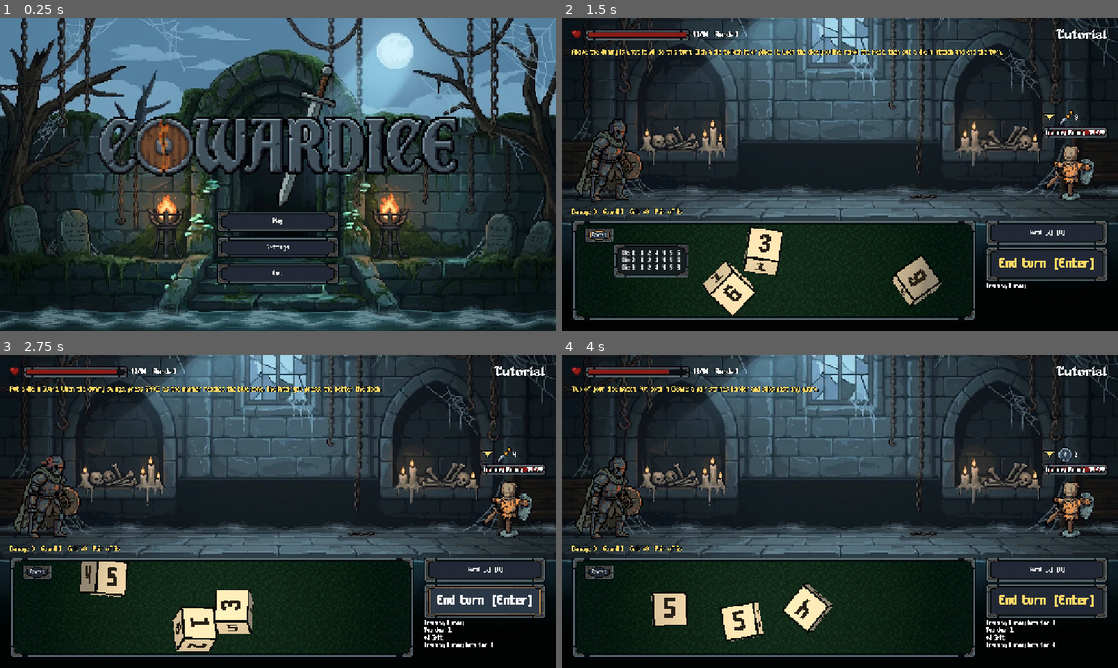
Above: before the commit, frames 1-4 (two rows, left to right).
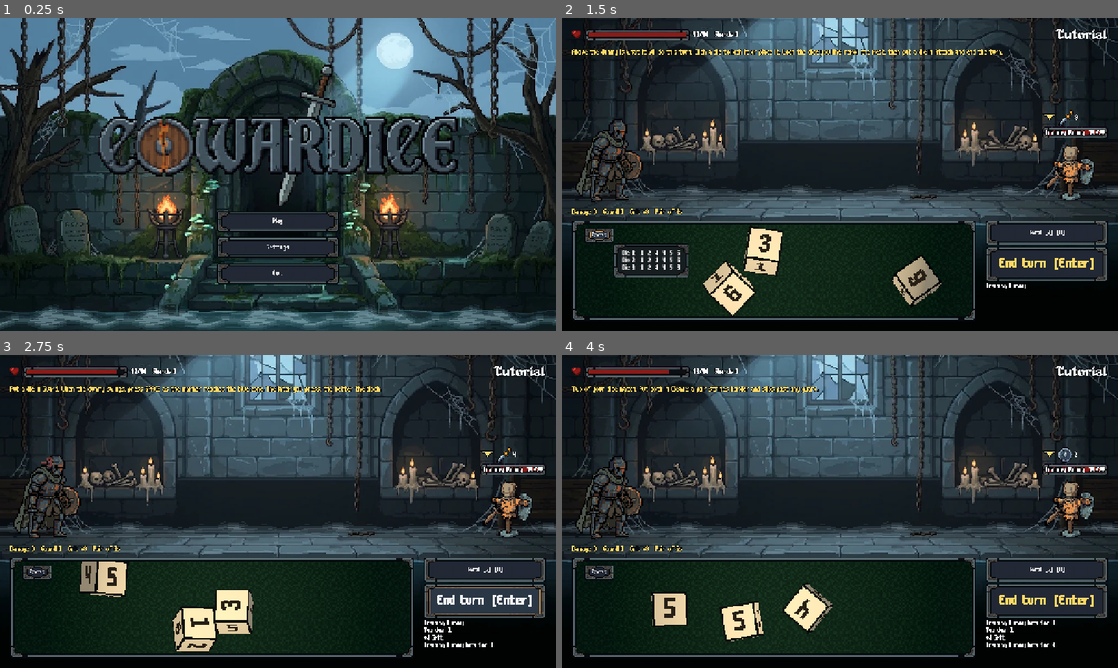
Above: after the commit, the same moments.

Repository: Xygnite/cowardice
Game: Godot game, scene res://main.tscn
Same seed, same stepped clock (60 frames per second), same inputs: the game is played once before the commit and once after it. Sound files missing from this copy of the repository are replaced by a short silence.
Inputs (mouse positions are in pixels of both pictures, inside the frame that each line leads up to):
- Up to frame 1 (0.25 s): no input
- Up to frame 2 (1.5 s): click "Play" at 0.5 s; click "Faces" at 1.25 s
- Up to frame 3 (2.75 s): click "End turn [Enter]" at 2 s
- Up to frame 4 (4 s): click "End turn [Enter]" at 2.75 s; click (1073, 508) at 3.5 s

The runs differ from the first frame. In frame 1, 0.2% of the frame differs, in the area x 20-26%, y 44-68%; in frame 2, less than 0.1%; in frame 3, 0.2%; in frame 4, 0.3%, in the area x 10-90%, y 7-39%.

Commit message:
Swaying chains on menu and fight backgrounds
tools/cut_chains.gd cuts three free-hanging chains out of each painting
(from art/reference/bg_<name>_still.webp) into 5-frame sway strips and
fills the wall behind them row by row; BackdropLife plays them ping-pong.

Co-Authored-By: Claude Opus 5.5 <noreply@anthropic.com>

Diff:
--- /dev/null
+++ b/assets/ui/life/chain_fight_0.json
@@ -0,0 +1 @@
+{"frames":{"chain_fight_0_0":{"frame":{"x":0,"y":0,"w":30,"h":95},"duration":100},"chain_fight_0_1":{"frame":{"x":30,"y":0,"w":30,"h":95},"duration":100},"chain_fight_0_2":{"frame":{"x":60,"y":0,"w":30,"h":95},"duration":100},"chain_fight_0_3":{"frame":{"x":90,"y":0,"w":30,"h":95},"duration":100},"chain_fight_0_4":{"frame":{"x":120,"y":0,"w":30,"h":95},"duration":100}}}
--- /dev/null
+++ b/assets/ui/life/chain_fight_1.json
@@ -0,0 +1 @@
+{"frames":{"chain_fight_1_0":{"frame":{"x":0,"y":0,"w":24,"h":171},"duration":100},"chain_fight_1_1":{"frame":{"x":24,"y":0,"w":24,"h":171},"duration":100},"chain_fight_1_2":{"frame":{"x":48,"y":0,"w":24,"h":171},"duration":100},"chain_fight_1_3":{"frame":{"x":72,"y":0,"w":24,"h":171},"duration":100},"chain_fight_1_4":{"frame":{"x":96,"y":0,"w":24,"h":171},"duration":100}}}
--- /dev/null
+++ b/assets/ui/life/chain_fight_2.json
@@ -0,0 +1 @@
+{"frames":{"chain_fight_2_0":{"frame":{"x":0,"y":0,"w":33,"h":156},"duration":100},"chain_fight_2_1":{"frame":{"x":33,"y":0,"w":33,"h":156},"duration":100},"chain_fight_2_2":{"frame":{"x":66,"y":0,"w":33,"h":156},"duration":100},"chain_fight_2_3":{"frame":{"x":99,"y":0,"w":33,"h":156},"duration":100},"chain_fight_2_4":{"frame":{"x":132,"y":0,"w":33,"h":156},"duration":100}}}
--- /dev/null
+++ b/assets/ui/life/chain_menu_0.json
@@ -0,0 +1 @@
+{"frames":{"chain_menu_0_0":{"frame":{"x":0,"y":0,"w":29,"h":172},"duration":100},"chain_menu_0_1":{"frame":{"x":29,"y":0,"w":29,"h":172},"duration":100},"chain_menu_0_2":{"frame":{"x":58,"y":0,"w":29,"h":172},"duration":100},"chain_menu_0_3":{"frame":{"x":87,"y":0,"w":29,"h":172},"duration":100},"chain_menu_0_4":{"frame":{"x":116,"y":0,"w":29,"h":172},"duration":100}}}
--- /dev/null
+++ b/assets/ui/life/chain_menu_1.json
@@ -0,0 +1 @@
+{"frames":{"chain_menu_1_0":{"frame":{"x":0,"y":0,"w":20,"h":181},"duration":100},"chain_menu_1_1":{"frame":{"x":20,"y":0,"w":20,"h":181},"duration":100},"chain_menu_1_2":{"frame":{"x":40,"y":0,"w":20,"h":181},"duration":100},"chain_menu_1_3":{"frame":{"x":60,"y":0,"w":20,"h":181},"duration":100},"chain_menu_1_4":{"frame":{"x":80,"y":0,"w":20,"h":181},"duration":100}}}
--- /dev/null
+++ b/assets/ui/life/chain_menu_2.json
@@ -0,0 +1 @@
+{"frames":{"chain_menu_2_0":{"frame":{"x":0,"y":0,"w":22,"h":142},"duration":100},"chain_menu_2_1":{"frame":{"x":22,"y":0,"w":22,"h":142},"duration":100},"chain_menu_2_2":{"frame":{"x":44,"y":0,"w":22,"h":142},"duration":100},"chain_menu_2_3":{"frame":{"x":66,"y":0,"w":22,"h":142},"duration":100},"chain_menu_2_4":{"frame":{"x":88,"y":0,"w":22,"h":142},"duration":100}}}
--- a/scripts/backdrop_life.gd
+++ b/scripts/backdrop_life.gd
@@ -9,11 +9,16 @@
 ## A flame also has "fps". Its sheet covers the painted flame under it on every frame.
 ## A fog band also has "width" (image px it covers), "period" (pxl px after which the band repeats),
 ## "step_s" (seconds per one-pxl-pixel drift step) and "alpha".
+## A chain (cut out of the painting by tools/cut_chains.gd, in image px) also has "period": seconds for one
+## swing there and back across its 5 sway frames.
 const LIFE := {
 	"menu": {"px": 2, "parts": [
 		{"kind": "flame", "art": "torch", "at": Vector2(290, 314), "fps": 10.0},
 		{"kind": "flame", "art": "torch_r", "at": Vector2(698, 314), "fps": 10.0},
 		{"kind": "fog", "art": "moat", "at": Vector2(0, 516), "width": 1024.0, "period": 96, "step_s": 0.4, "alpha": 0.9},
+		{"kind": "chain", "art": "chain_menu_0", "at": Vector2(210, 209), "period": 3.4},
+		{"kind": "chain", "art": "chain_menu_1", "at": Vector2(242, 207), "period": 3.8},
+		{"kind": "chain", "art": "chain_menu_2", "at": Vector2(771, 199), "period": 3.6},
 	]},
 	"camp": {"px": 4, "parts": [
 		{"kind": "flame", "art": "campfire", "at": Vector2(173, 396), "fps": 8.0},
@@ -31,6 +36,9 @@
 		{"kind": "flame", "art": "candle", "at": Vector2(865, 274), "fps": 8.0},
 		# Ends at y 390, above the floor ledge (CombatScreen.FLOOR_LEDGE), so the fighters stand in front of it.
 		{"kind": "fog", "art": "floor", "at": Vector2(0, 366), "width": 1024.0, "period": 96, "step_s": 0.55, "alpha": 0.8},
+		{"kind": "chain", "art": "chain_fight_0", "at": Vector2(104, 106), "period": 3.2},
+		{"kind": "chain", "art": "chain_fight_1", "at": Vector2(596, 62), "period": 3.8},
+		{"kind": "chain", "art": "chain_fight_2", "at": Vector2(889, 68), "period": 3.5},
 	]},
 }
 
@@ -58,7 +66,7 @@
 	for part: Dictionary in LIFE[art].parts:
 		var node := _part(part, LIFE[art].px)
 		node.position = part.at
-		node.scale = Vector2.ONE * LIFE[art].px
+		node.scale = Vector2.ONE * (1 if part.kind == "chain" else LIFE[art].px)  # chain strips are in image px
 		life.stage.add_child(node)
 	backdrop.add_child(life)
 	return life
@@ -89,6 +97,16 @@
 			tick.timeout.connect(func(): s.region_rect.position.x = fmod(s.region_rect.position.x + 1, part.period))
 			s.add_child(tick)
 			return s
+		"chain":
+			var s := AnimatedSprite2D.new()
+			var sf := frames(part.art, 8.0 / part.period)
+			for f in [3, 2, 1]:  # ping-pong: 0..4 and back
+				sf.add_frame("default", sf.get_frame_texture("default", f))
+			s.sprite_frames = sf
+			s.centered = false
+			s.play()
+			s.frame = randi() % 8  # neighbours don't swing in step
+			return s
 	push_error("BackdropLife: unknown part kind %s" % part.kind)
 	return Node2D.new()
 
--- a/tests/test_combat.gd
+++ b/tests/test_combat.gd
@@ -602,3 +602,46 @@
 	for n in ["sheet.png", "sheet.json"]:
 		DirAccess.remove_absolute(dir + n)
 	DirAccess.remove_absolute(dir)
+	_chains()
+
+
+func _chains() -> void:
+	const Cut := preload("res://tools/cut_chains.gd")
+	for name: String in Cut.CHAINS:
+		var chains: Array = BackdropLife.LIFE[name].parts.filter(func(p): return p.kind == "chain")
+		check(chains.size() == Cut.CHAINS[name].size() and chains.size() >= 3, "chains: %s has a part per cut chain (3+)" % name)
+		for i in chains.size():
+			var part: Dictionary = chains[i]
+			var sf: SpriteFrames = BackdropLife.frames(part.art, 1.0)
+			check(part.art == "chain_%s_%d" % [name, i] and sf.get_frame_count("default") == 5, "chains: %s strip has 5 frames" % part.art)
+			# Frame 2 is unswayed, so the strip's top-left sits a swing's width left of the chain's outline box.
+			var box: Rect2i = Cut.box(Cut.CHAINS[name][i].outline)
+			check(part.at == Vector2(box.position.x - Cut.SWING, box.position.y), "chains: %s sits on its painted chain, at %s" % [part.art, part.at])
+			check(part.period >= 3.0 and part.period <= 4.0, "chains: %s swings in 3-4 s" % part.art)
+		var once: Dictionary = Cut.cut(name)
+		var twice: Dictionary = Cut.cut(name)
+		check(once.has("res://assets/ui/bg_%s.webp" % name), "chains: cut writes the %s backdrop" % name)
+		for path: String in once:
+			var a: Image = once[path]
+			var disk := Image.new()
+			var bytes := FileAccess.get_file_as_bytes(path)
+			if path.ends_with(".webp"):
+				disk.load_webp_from_buffer(bytes)
+			else:
+				disk.load_png_from_buffer(bytes)
+			disk.convert(Image.FORMAT_RGBA8)
+			check(a.get_data() == (twice[path] as Image).get_data(), "chains: cutting %s twice gives the same %s" % [name, path])
+			check(a.get_size() == disk.get_size() and a.get_data() == disk.get_data(), "chains: %s on disk is the tool's output" % path)
+	var rect := TextureRect.new()
+	var life: BackdropLife = BackdropLife.attach(rect, "fight")
+	var parts: Array = BackdropLife.LIFE.fight.parts
+	var ci: int = parts.find_custom(func(p): return p.kind == "chain")
+	var s: AnimatedSprite2D = life.stage.get_child(ci)
+	var xs: Array = []
+	for f in s.sprite_frames.get_frame_count("default"):
+		xs.append(int((s.sprite_frames.get_frame_texture("default", f) as AtlasTexture).region.position.x))
+	var w: int = xs[1]
+	check(xs == [0, w, 2 * w, 3 * w, 4 * w, 3 * w, 2 * w, w], "chains: frames play ping-pong, got %s" % [xs])
+	check(is_equal_approx(s.sprite_frames.get_animation_speed("default"), 8.0 / parts[ci].period), "chains: one swing there and back per period")
+	check(s.is_playing() and s.scale == Vector2.ONE, "chains: strips are in image px, unscaled")
+	rect.free()
--- /dev/null
+++ b/tools/cut_chains.gd
@@ -0,0 +1,107 @@
+extends SceneTree
+## Cuts the swaying chains out of the menu and fight paintings: each chain becomes a 5-frame sway strip in
+## assets/ui/life/ (chain_<name>_<i>.png + .json, played by BackdropLife), and the backdrop is saved with the
+## wall filled in behind it. Always reads the untouched art/reference/bg_<name>_still.webp, so reruns match.
+## Run: godot --headless --path . -s tools/cut_chains.gd
+
+const PX := 2  # image px per pxl pixel on these paintings
+const SWING := 2 * PX  # how far the bottom row moves either way, in image px
+## Per backdrop: the outline (image px, traced off zooms) of each free-hanging chain, and the point it hangs
+## from; only rows below it sway. Outlines are plain Arrays: a PackedVector2Array can't be a constant.
+const CHAINS := {
+	"menu": [
+		# The pair on the left wall, hanging from the bar under the dead tree.
+		{"outline": [Vector2(219, 209), Vector2(232, 209), Vector2(232, 358), Vector2(235, 362),
+			Vector2(235, 381), Vector2(214, 381), Vector2(214, 365), Vector2(219, 362)], "top": Vector2(226, 209)},
+		{"outline": [Vector2(246, 207), Vector2(258, 207), Vector2(258, 388), Vector2(246, 388)],
+			"top": Vector2(252, 207)},
+		# Under the pillar cap right of the right torch.
+		{"outline": [Vector2(775, 199), Vector2(789, 199), Vector2(789, 341), Vector2(775, 341)],
+			"top": Vector2(782, 199)},
+	],
+	"fight": [
+		# Left: below where the swag of chain meets it.
+		{"outline": [Vector2(111, 106), Vector2(126, 106), Vector2(126, 181), Vector2(130, 183),
+			Vector2(130, 201), Vector2(108, 201), Vector2(108, 184), Vector2(111, 181)], "top": Vector2(118, 106)},
+		# Right of the window, below its swag.
+		{"outline": [Vector2(603, 62), Vector2(616, 62), Vector2(616, 233), Vector2(600, 233),
+			Vector2(600, 213), Vector2(603, 213)], "top": Vector2(609, 62)},
+		# Right: below the swag and the web strands crossing it.
+		{"outline": [Vector2(899, 68), Vector2(916, 68), Vector2(916, 200), Vector2(918, 201),
+			Vector2(918, 224), Vector2(893, 224), Vector2(893, 201), Vector2(899, 200)], "top": Vector2(907, 68)},
+	],
+}
+
+
+func _init() -> void:
+	for name: String in CHAINS:
+		var out := cut(name)
+		for path: String in out:
+			var img: Image = out[path]
+			if path.ends_with(".webp"):
+				img.save_webp(path, false)
+			else:
+				img.save_png(path)
+				var w := img.get_width() / 5
+				var frames := {}
+				for f in 5:
+					frames["%s_%d" % [path.get_file().get_basename(), f]] = {
+						"frame": {"x": f * w, "y": 0, "w": w, "h": img.get_height()}, "duration": 100}
+				var file := FileAccess.open(path.get_basename() + ".json", FileAccess.WRITE)
+				file.store_string(JSON.stringify({"frames": frames}, "", false))  # unsorted: frames stay in order
+				file.close()
+			print("wrote ", path)
+	quit()
+
+
+## The pixels an outline covers: integer vertices, so pixel x is inside when minx <= x < maxx.
+static func box(outline: Array) -> Rect2i:
+	var r := Rect2(outline[0], Vector2.ZERO)
+	for p in outline:
+		r = r.expand(p)
+	return Rect2i(r)
+
+
+## Output res:// path -> Image for one backdrop: its sway strips and the filled-in backdrop.
+static func cut(name: String) -> Dictionary:
+	var src := Image.new()
+	src.load_webp_from_buffer(FileAccess.get_file_as_bytes("res://art/reference/bg_%s_still.webp" % name))
+	src.convert(Image.FORMAT_RGBA8)
+	var w := src.get_width()
+	var cut_out := PackedByteArray()
+	cut_out.resize(w * src.get_height())
+	var out := {}
+	for i in CHAINS[name].size():
+		var chain: Dictionary = CHAINS[name][i]
+		var outline := PackedVector2Array(chain.outline)
+		var r := box(chain.outline)
+		var fw := r.size.x + 2 * SWING
+		var strip := Image.create_empty(fw * 5, r.size.y, false, Image.FORMAT_RGBA8)
+		var fall := float(r.end.y - 1 - chain.top.y)
+		for y in range(r.position.y, r.end.y):
+			for x in range(r.position.x, r.end.x):
+				if not Geometry2D.is_point_in_polygon(Vector2(x + 0.5, y + 0.5), outline):
+					continue
+				cut_out[y * w + x] = 1
+				for f in 5:
+					# Bottom row moves f - 2 pxl pixels; rows above it less, in whole pxl pixels.
+					var shift := PX * roundi((f - 2) * maxf(0.0, y - chain.top.y) / fall)
+					strip.set_pixel(f * fw + SWING + x - r.position.x + shift, y - r.position.y, src.get_pixel(x, y))
+		out["res://assets/ui/life/chain_%s_%d.png" % [name, i]] = strip
+	var bg := src.duplicate() as Image
+	for y in src.get_height():
+		for x in w:
+			if cut_out[y * w + x]:
+				bg.set_pixel(x, y, src.get_pixel(_nearest_wall(cut_out, w, x, y), y))
+	out["res://assets/ui/bg_%s.webp" % name] = bg
+	return out
+
+
+## The x of the closest uncut pixel to (x, y) in its row; the left one on a tie.
+static func _nearest_wall(cut_out: PackedByteArray, w: int, x: int, y: int) -> int:
+	for d in range(1, w):
+		if x - d >= 0 and not cut_out[y * w + x - d]:
+			return x - d
+		if x + d < w and not cut_out[y * w + x + d]:
+			return x + d
+	return x
Binary file added: art/reference/bg_fight_still.webp
Binary file added: art/reference/bg_menu_still.webp
Binary file changed: assets/ui/bg_fight.webp
Binary file changed: assets/ui/bg_menu.webp
Binary file added: assets/ui/life/chain_fight_0.png
Not shown, added: assets/ui/life/chain_fight_0.png.import
Binary file added: assets/ui/life/chain_fight_1.png
Not shown, added: assets/ui/life/chain_fight_1.png.import
Binary file added: assets/ui/life/chain_fight_2.png
Not shown, added: assets/ui/life/chain_fight_2.png.import
Binary file added: assets/ui/life/chain_menu_0.png
Not shown, added: assets/ui/life/chain_menu_0.png.import
(and 5 more such lines)
